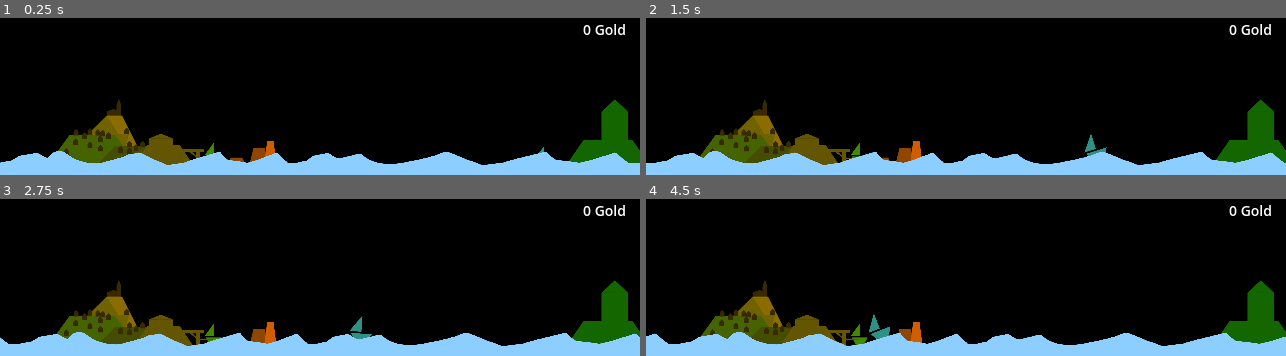
Above: before the commit, frames 1-4 (two rows, left to right).
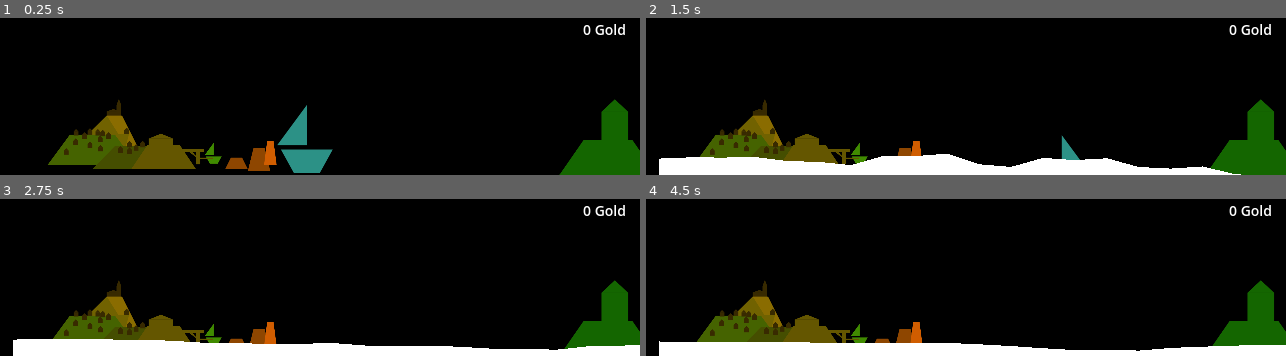
Above: after the commit, the same moments.

Repository: ProjectMage/ship-it
Game: Godot game, scene res://game.tscn
Same seed, same stepped clock (60 frames per second), same inputs: the game is played once before the commit and once after it. The engine's default icon, where the game draws it, is replaced by a stand-in: a white triangle on a blue panel in a dark square.
Inputs (mouse positions are in pixels of both pictures, inside the frame that each line leads up to):
- Up to frame 1 (0.25 s): no input
- Up to frame 2 (1.5 s): move the mouse to (outside the picture) at 0.52 s; press the mouse at (outside the picture) at 0.53 s; hold Right (ui_right) 0.53-1.28 s; move the mouse to (outside the picture) at 1.27 s; release the mouse at (outside the picture) at 1.28 s; hold Down (ui_down) from 1.28 s (still down); click (outside the picture) at 1.35 s
- Up to frame 3 (2.75 s): move the mouse to (outside the picture) at 2.02 s; release Down (ui_down) at 2.03 s; press the mouse at (outside the picture) at 2.03 s; hold Right (ui_right) from 2.03 s (still down)
- Up to frame 4 (4.5 s): move the mouse to (934, 247) at 2.77 s; release the mouse at (934, 247) at 2.78 s; click (934, 247) at 2.85 s; move the mouse to (1158, 230) at 3.52 s; release Right (ui_right) at 3.53 s; press the mouse at (1158, 230) at 3.53 s; hold Left (ui_left) from 3.53 s (still down); move the mouse to (outside the picture) at 4.27 s; release the mouse at (outside the picture) at 4.28 s; click (outside the picture) at 4.35 s

The runs differ from the first frame. In frame 1, 12% of the frame differs, in the area x 0-100%, y 55-100%; in frame 2, 12%, in the area x 0-100%, y 73-100%; in frame 3, 11%; in frame 4, 11%.

Commit message:
feat: Implement player ship with water interaction and auto-pilot functionality

Diff:
--- a/game.gd
+++ b/game.gd
@@ -3,17 +3,32 @@
 var window: Window
 var gold: int = 0
 var click_pos := Vector2i.ZERO
-@onready var shipPath: PathFollow2D = $PathToGold/PathFollow2D
 @onready var trayMenu : PopupMenu = $StatusIndicator/PopupMenu
+@onready var gold_indicator: Label = $TreasureIsland/GoldIndicator
 
 # Called when the node enters the scene tree for the first time.
 func _ready() -> void:
 	window = get_window()
 
+	# Connect to player ship's gold collection signal
+	var player_ship = $PlayerShip
+	if player_ship:
+		player_ship.gold_collected.connect(_on_gold_collected)
+
+# Handle gold collection from player ship
+func _on_gold_collected() -> void:
+	gold += 1
+	print("Gold collected! Total gold: ", gold)
+	update_gold_display()
+
+# Update the gold indicator label
+func update_gold_display() -> void:
+	if gold_indicator:
+		gold_indicator.text = str(gold) + " Gold"
+
 
 # Called every frame. 'delta' is the elapsed time since the previous frame.
-func _process(delta: float) -> void:
-	shipPath.progress_ratio += delta * 0.1
+func _process(_delta: float) -> void:
 	if Input.is_action_just_pressed("click"):
 		click_pos = Vector2i(get_global_mouse_position())
 	if Input.is_action_pressed("click"):
@@ -47,8 +62,8 @@
 
 
 func _on_island_area_entered(_area: Area2D) -> void:
-	$Island/Label.text = str(gold) + " Gold"
 	gold += 1
+	update_gold_display()
 
 
 
--- a/game.tscn
+++ b/game.tscn
@@ -1,20 +1,12 @@
-[gd_scene load_steps=11 format=3 uid="uid://v4n4s1q6aegb"]
+[gd_scene load_steps=10 format=3 uid="uid://v4n4s1q6aegb"]
 
 [ext_resource type="Texture2D" uid="uid://ctaktq0m7778j" path="res://icon.svg" id="1_80nbo"]
 [ext_resource type="Script" uid="uid://phl2nmy8mphy" path="res://game.gd" id="1_e2o6t"]
-[ext_resource type="Texture2D" uid="uid://7fq4e264nsop" path="res://ship.png" id="2_ryrav"]
 [ext_resource type="Texture2D" uid="uid://c6kiyhgc7mrlw" path="res://island_other.png" id="3_fc0e3"]
 [ext_resource type="Texture2D" uid="uid://dsa8ljl782268" path="res://water_wave_2.png" id="3_feb5d"]
 [ext_resource type="Texture2D" uid="uid://xhxoun7quroo" path="res://island_home.png" id="4_eow3j"]
-
-[sub_resource type="Curve2D" id="Curve2D_e2o6t"]
-_data = {
-"points": PackedVector2Array(0, 0, 0, 0, 545, 357, 0, 0, 0, 0, 449, 344, 0, 0, 0, 0, 397, 353, 0, 0, 0, 0, 333, 340, 0, 0, 0, 0, 275, 358, 0, 0, 0, 0, 232, 343, 0, 0, 0, 0, 182, 355, 0, 0, 0, 0, 232, 348, 0, 0, 0, 0, 276, 344, 0, 0, 0, 0, 321, 352, 0, 0, 0, 0, 393, 338, 0, 0, 0, 0, 450, 352, 0, 0, 0, 0, 505, 343, 0, 0, 0, 0, 545, 357)
-}
-point_count = 14
-
-[sub_resource type="CircleShape2D" id="CircleShape2D_e2o6t"]
-radius = 80.14195
+[ext_resource type="PackedScene" uid="uid://fkddy20jk5pj" path="res://water_body.tscn" id="8_j5wjh"]
+[ext_resource type="PackedScene" uid="uid://dqwl47vj7agho" path="res://player_ship.tscn" id="8_vef74"]
 
 [sub_resource type="CircleShape2D" id="CircleShape2D_feb5d"]
 radius = 44.181442
@@ -91,41 +83,22 @@
 [node name="CheckButton" type="CheckButton" parent="CanvasLayer/MarginContainer/VBoxContainer/HBoxContainerBorder3"]
 layout_mode = 2
 
-[node name="PathToGold" type="Path2D" parent="."]
-position = Vector2(0, -2)
-curve = SubResource("Curve2D_e2o6t")
+[node name="TreasureIsland" type="Node2D" parent="."]
 
-[node name="PathFollow2D" type="PathFollow2D" parent="PathToGold"]
-position = Vector2(545, 357)
-rotation = -3.0069947
-
-[node name="Ship" type="Sprite2D" parent="PathToGold/PathFollow2D"]
-position = Vector2(-15.772697, 10.208902)
-rotation = 3.0069947
-scale = Vector2(0.20312503, 0.20312503)
-texture = ExtResource("2_ryrav")
-
-[node name="Area2D" type="Area2D" parent="PathToGold/PathFollow2D/Ship"]
-
-[node name="CollisionShape2D" type="CollisionShape2D" parent="PathToGold/PathFollow2D/Ship/Area2D"]
-shape = SubResource("CircleShape2D_e2o6t")
-
-[node name="Island" type="Node2D" parent="."]
-
-[node name="IslandSprite" type="Sprite2D" parent="Island"]
+[node name="IslandSprite" type="Sprite2D" parent="TreasureIsland"]
 self_modulate = Color(0.29411766, 0.9411765, 0, 1)
 position = Vector2(608, 322)
 scale = Vector2(0.32333353, 0.3400901)
 texture = ExtResource("3_fc0e3")
 
-[node name="IslandEnterArea" type="Area2D" parent="Island"]
+[node name="IslandEnterArea" type="Area2D" parent="TreasureIsland"]
 position = Vector2(574, 296)
 
-[node name="IslandCollision2D" type="CollisionShape2D" parent="Island/IslandEnterArea"]
+[node name="IslandCollision2D" type="CollisionShape2D" parent="TreasureIsland/IslandEnterArea"]
 position = Vector2(31, 28)
 shape = SubResource("CircleShape2D_feb5d")
 
-[node name="Label" type="Label" parent="Island"]
+[node name="GoldIndicator" type="Label" parent="TreasureIsland"]
 offset_left = 567.0
 offset_top = 205.0
 offset_right = 626.0
@@ -135,7 +108,7 @@
 text = "0 Gold"
 horizontal_alignment = 2
 
-[node name="Gold" type="Sprite2D" parent="."]
+[node name="HomeIsland" type="Sprite2D" parent="."]
 modulate = Color(1, 0.7254902, 0, 1)
 position = Vector2(162.00002, 320)
 scale = Vector2(0.257736, 0.25773597)
@@ -186,6 +159,7 @@
 item_5/id = 5
 
 [node name="BackgroundWaves" type="Parallax2D" parent="."]
+visible = false
 repeat_size = Vector2(640, 0)
 autoscroll = Vector2(8, 0)
 ignore_camera_scroll = true
@@ -196,9 +170,19 @@
 scale = Vector2(0.16729164, 0.21907581)
 texture = ExtResource("3_feb5d")
 
+[node name="PlayerShip" parent="." instance=ExtResource("8_vef74")]
+position = Vector2(305, 324)
+scale = Vector2(0.5, 0.5)
+
+[node name="Water_body" parent="." instance=ExtResource("8_j5wjh")]
+position = Vector2(13, 346)
+spread = 0.025
+distance_between_springs = 32
+number_of_springs = 20
+
 [connection signal="toggled" from="CanvasLayer/MarginContainer/VBoxContainer/HBoxContainerTransparent/CheckButton" to="." method="_on_transparent_button_toggled"]
 [connection signal="toggled" from="CanvasLayer/MarginContainer/VBoxContainer/HBoxContainerBorder/CheckButton" to="." method="_on_border_button_toggled"]
 [connection signal="toggled" from="CanvasLayer/MarginContainer/VBoxContainer/HBoxContainerBorder2/CheckButton" to="." method="_on_always_on_top_button_toggled"]
 [connection signal="toggled" from="CanvasLayer/MarginContainer/VBoxContainer/HBoxContainerBorder3/CheckButton" to="." method="_on_no_focus_button_toggled"]
-[connection signal="area_entered" from="Island/IslandEnterArea" to="." method="_on_island_area_entered"]
+[connection signal="area_entered" from="TreasureIsland/IslandEnterArea" to="." method="_on_island_area_entered"]
 [connection signal="id_pressed" from="StatusIndicator/PopupMenu" to="." method="_on_popup_menu_id_pressed"]
--- /dev/null
+++ b/player_ship.gd
@@ -0,0 +1,244 @@
+# PlayerShip - Controllable ship with water interaction
+#
+# This ship can be controlled with arrow keys and physically interacts
+# with the water. The ship's movement creates waves that spread across
+# the water surface.
+
+extends CharacterBody2D
+
+# Movement speed of the ship in pixels per second
+@export var speed = 150.0
+
+# Base strength of generated water waves (higher = larger waves)
+@export var water_splash_force = 2.0
+
+# Maximum distance to water surface for interaction (currently unused)
+@export var water_check_distance = 50.0
+
+# Multiplier for horizontal movement (lateral movement creates additional waves)
+@export var horizontal_splash_multiplier = 0.5
+
+# Auto-Pilot settings
+@export var auto_pilot_idle_time = 3.0  # Seconds without input until auto-pilot starts
+@export var auto_pilot_speed_multiplier = 0.6  # Speed in auto-pilot mode
+
+# Reference to WaterBody in the scene
+var water_body = null
+
+# Last position of the ship (for future use)
+var previous_position = Vector2.ZERO
+
+# Auto-Pilot variables
+var idle_timer = 0.0
+var auto_pilot_active = false
+var auto_pilot_target = Vector2.ZERO
+var island_positions = []
+var current_target_index = 0
+
+# Gold collection tracking
+var last_island_index = -1  # Track which island was last visited
+signal gold_collected  # Signal to notify when gold is collected
+
+func _ready() -> void:
+	# Wait one frame so all nodes are loaded
+	await get_tree().process_frame
+
+	# Find the WaterBody in the scene
+	water_body = get_tree().get_first_node_in_group("water")
+
+	# Find all islands for auto-pilot
+	setup_island_positions()
+
+	previous_position = global_position
+
+# Find and store island positions for auto-pilot navigation
+func setup_island_positions() -> void:
+	# Search for nodes with "island" in name (case-insensitive)
+	var nodes = get_tree().get_nodes_in_group("islands")
+
+	# If no group exists, manually search for known positions
+	if nodes.is_empty():
+		# Define default positions based on typical island locations
+		island_positions = [
+			Vector2(100, 320),   # Left (Home Island - no gold)
+			Vector2(608, 322)    # Right (Treasure Island - gives gold)
+		]
+	else:
+		for node in nodes:
+			island_positions.append(node.global_position)
+		print("Auto-Pilot: Found ", island_positions.size(), " islands")
+
+	if island_positions.size() > 0:
+		auto_pilot_target = island_positions[0]
+
+func _physics_process(_delta: float) -> void:
+	# Movement
+	var direction = Vector2.ZERO
+	var player_input = false
+
+	if Input.is_action_pressed("ui_right"):
+		direction.x += 1
+		player_input = true
+	if Input.is_action_pressed("ui_left"):
+		direction.x -= 1
+		player_input = true
+	if Input.is_action_pressed("ui_down"):
+		direction.y += 1
+		player_input = true
+
+	# Auto-Pilot System
+	if player_input:
+		# Player controls: Reset idle timer and deactivate auto-pilot
+		idle_timer = 0.0
+		if auto_pilot_active:
+			auto_pilot_active = false
+			print("Auto-Pilot deactivated - player took control")
+	else:
+		# No player input: Increase idle timer
+		idle_timer += _delta
+
+		# Activate auto-pilot after idle_time
+		if idle_timer >= auto_pilot_idle_time and not auto_pilot_active:
+			auto_pilot_active = true
+			print("Auto-Pilot activated - navigating to islands")
+
+		# Auto-Pilot control
+		if auto_pilot_active and island_positions.size() > 0:
+			direction = get_auto_pilot_direction()
+
+	if direction != Vector2.ZERO:
+		direction = direction.normalized()
+
+	# Adjust speed (auto-pilot is slower)
+	var current_speed = speed
+	if auto_pilot_active:
+		current_speed *= auto_pilot_speed_multiplier
+
+	velocity = direction * current_speed
+	move_and_slide()
+
+	# Flip sprite based on movement direction
+	update_sprite_direction()
+
+	# Water interaction
+	if water_body:
+		affect_water()
+
+	previous_position = global_position
+
+# Update sprite direction based on movement
+func update_sprite_direction() -> void:
+	# Only flip when ship is moving horizontally
+	if abs(velocity.x) > 0.1:
+		# Sprite is facing left by default
+		# flip_h = true means facing right
+		if velocity.x > 0:  # Moving right
+			$Sprite2D.flip_h = true
+		else:  # Moving left
+			$Sprite2D.flip_h = false
+
+# Calculate direction to current auto-pilot target
+func get_auto_pilot_direction() -> Vector2:
+	var to_target = auto_pilot_target - global_position
+
+	# When close to target, switch to next
+	if to_target.length() < 50:
+		# Check if we reached the Treasure Island (index 1 = right island at position 608,322)
+		# Only collect gold when visiting Treasure Island, not Home Island
+		if current_target_index == 1 and current_target_index != last_island_index:
+			collect_gold()
+			last_island_index = current_target_index
+		elif current_target_index != last_island_index:
+			# Reached home island - just update last visited without collecting gold
+			last_island_index = current_target_index
+
+		current_target_index = (current_target_index + 1) % island_positions.size()
+		auto_pilot_target = island_positions[current_target_index]
+		print("Auto-Pilot: Reached target, heading to next island")
+		to_target = auto_pilot_target - global_position
+
+	return to_target.normalized()
+
+# Collect gold when reaching an island
+func collect_gold() -> void:
+	print("Gold collected at island!")
+	gold_collected.emit()  # Emit signal for game manager to handle
+
+# Main function for water interaction
+# Called every frame when the ship is moving
+func affect_water() -> void:
+	# Safety check: No interaction possible without WaterBody
+	if not water_body:
+		print("Water body not found!")
+		return
+
+	# Only moving ships create waves (threshold: 0.1 pixels/frame)
+	if velocity.length() < 0.1:
+		return
+
+
+	# Find the water spring index directly under the ship
+	var spring_index = get_nearest_spring_index()
+
+
+	if spring_index >= 0:
+		# Calculate horizontal speed for enhanced lateral waves
+		var horizontal_speed = abs(velocity.x)
+
+		# Base splash: Proportional to total ship speed
+		# (normalized to 0-1 by dividing by max speed)
+		var base_splash = velocity.length() / speed * water_splash_force
+
+		# Horizontal bonus: Lateral movement in water creates additional waves
+		# Simulates water displacement when plowing sideways
+		var horizontal_bonus = (horizontal_speed / speed) * water_splash_force * horizontal_splash_multiplier
+
+		# Total strength = base + horizontal bonus
+		var splash_strength = base_splash + horizontal_bonus
+
+
+		# Main impulse: Apply full force directly under the ship
+		water_body.splash(spring_index, splash_strength)
+
+		# Wave distribution: Distribute force to neighboring springs
+		# This creates a more realistic, wider wave effect
+		var spread_range = 2  # 2 springs on each side = 5 springs total
+		for i in range(1, spread_range + 1):
+			# Falloff: Further away = weaker (linear decrease)
+			var falloff = 1.0 - (float(i) / float(spread_range + 1))
+
+			# Left neighboring springs
+			if spring_index - i >= 0:
+				water_body.splash(spring_index - i, splash_strength * falloff * 0.4)
+			# Right neighboring springs
+			if spring_index + i < water_body.springs.size():
+				water_body.splash(spring_index + i, splash_strength * falloff * 0.4)
+
+		# Bow wave: During fast horizontal movement a wave forms in front of the ship
+		# Simulates water displacement at the bow
+		if horizontal_speed > speed * 0.5:  # Only above 50% of max speed
+			var direction_sign = sign(velocity.x)  # Movement direction: -1 (left) or 1 (right)
+			var bow_index = spring_index + int(direction_sign * 2)  # 2 springs ahead
+
+			if bow_index >= 0 and bow_index < water_body.springs.size():
+				water_body.splash(bow_index, splash_strength * 0.5)
+
+# Find the water spring closest to the ship's current X position
+#
+# The water consists of many individual "springs" at regular intervals.
+# This function calculates which spring is directly under the ship.
+func get_nearest_spring_index() -> int:
+	if not water_body or water_body.springs.size() == 0:
+		return -1
+
+	# Calculate relative X position to water origin
+	var relative_x = global_position.x - water_body.global_position.x
+
+	# Divide by spring distance to get the index
+	# Example: With 32px spacing, position 64 = index 2
+	var spring_index = int(relative_x / water_body.distance_between_springs)
+
+	# Clamp to valid range [0, number of springs - 1]
+	spring_index = clamp(spring_index, 0, water_body.springs.size() - 1)
+
+	return spring_index
--- /dev/null
+++ b/player_ship.tscn
@@ -0,0 +1,19 @@
+[gd_scene load_steps=4 format=3 uid="uid://dqwl47vj7agho"]
+
+[ext_resource type="Script" uid="uid://diu010tfusafa" path="res://player_ship.gd" id="1_ship"]
+[ext_resource type="Texture2D" uid="uid://7fq4e264nsop" path="res://ship.png" id="2_ship"]
+
+[sub_resource type="RectangleShape2D" id="RectangleShape2D_gbmm3"]
+size = Vector2(114, 43)
+
+[node name="PlayerShip" type="CharacterBody2D"]
+script = ExtResource("1_ship")
+water_splash_force = 0.5
+water_check_distance = 25.0
+
+[node name="Sprite2D" type="Sprite2D" parent="."]
+texture = ExtResource("2_ship")
+
+[node name="CollisionShape2D" type="CollisionShape2D" parent="."]
+position = Vector2(0, 23.5)
+shape = SubResource("RectangleShape2D_gbmm3")
--- /dev/null
+++ b/water_alt.gd
@@ -0,0 +1,57 @@
+# Water Spring - Individual water spring in the surface simulation
+#
+# Represents a single point on the water surface.
+# Behaves like a damped harmonic oscillator (spring-mass system).
+#
+# PHYSICS:
+# - Hooke's Law: F = -k * x (restoring force)
+# - Damping: F_damping = -d * v (friction force)
+# - Euler integration: v += F, y += v
+
+extends Node2D
+
+# Current velocity of the spring (pixels per frame)
+# Positive = movement downward, Negative = movement upward
+var velocity = 0
+
+# Current acting force (recalculated every frame)
+var force = 0
+
+# Rest position (Y-coordinate of the flat water surface)
+var target_height = 0
+
+# Physics update for this spring
+# spring_constant (k): Spring constant - how strong the restoring force is
+# damping (d): Damping - how quickly the oscillation decays
+func water_update(spring_constant, damping):
+	# Current height of the spring
+	var height = position.y
+
+	# Displacement from rest position (x in Hooke's Law)
+	# Positive = below rest position, Negative = above rest position
+	var x = height - target_height
+
+	# Damping force: Slows movement proportional to velocity
+	var loss = -damping * velocity
+
+	# Total force = restoring force (Hooke) + damping
+	# F = -k*x - d*v
+	force = -spring_constant * x + loss
+
+	# Update velocity: v = v + F (simplified Euler integration)
+	velocity += force
+
+	# Update position: y = y + v
+	position.y += velocity
+
+# Spring initialization
+# x_pos: Horizontal position on the water surface
+func initialize(x_pos: int) -> void:
+	# Set X position (never changes)
+	position.x = x_pos
+
+	# Store current Y position as rest position
+	target_height = position.y
+
+	# Start with velocity 0 (still water)
+	velocity = 0
--- /dev/null
+++ b/water_alt.tscn
@@ -0,0 +1,13 @@
+[gd_scene load_steps=3 format=3 uid="uid://cp87ewwaxnoht"]
+
+[ext_resource type="Script" uid="uid://umoqaxbamehu" path="res://water_alt.gd" id="1_hrua5"]
+[ext_resource type="Texture2D" uid="uid://ctaktq0m7778j" path="res://icon.svg" id="1_v12e6"]
+
+[node name="Water_alt" type="Node2D"]
+script = ExtResource("1_hrua5")
+
+[node name="Sprite2D" type="Sprite2D" parent="."]
+visible = false
+position = Vector2(-1.7881393e-07, 2.3841858e-07)
+scale = Vector2(0.171875, 0.171875)
+texture = ExtResource("1_v12e6")
--- /dev/null
+++ b/water_body.gd
@@ -0,0 +1,146 @@
+# WaterBody - 2D water simulation with spring-mass system
+# see https://pixelipy.itch.io/water-2d-simulation
+#
+# This water surface consists of many individual "springs" that are
+# connected to each other. Each spring behaves like an oscillator and
+# influences its neighbors, creating realistic waves.
+#
+# PHYSICS MODEL:
+# - Each spring has a rest position (target_height) and a current position
+# - Hooke's Law: F = -k * x (restoring force proportional to displacement)
+# - Damping: Velocity is reduced so waves decay
+# - Spread: Height differences between neighboring springs equalize
+
+extends Node2D
+
+# Spring constant (k): How strongly the spring returns to rest position
+# Higher = stiffer water, faster oscillations
+@export var k = 0.015
+
+# Damping (d): How quickly waves decay
+# Higher = waves die faster, Lower = waves oscillate longer
+@export var d = 0.04
+
+# Spread: How strongly neighboring springs influence each other
+# Higher = waves propagate faster
+@export var spread = 0.125
+
+# Array of all water spring instances
+var springs = []
+
+# Number of iterations for wave propagation per frame
+# Higher = smoother propagation, but more computational cost
+var passes = 8
+
+# Horizontal distance between springs in pixels
+@export var distance_between_springs = 32
+
+# Total number of springs (determines water surface width)
+@export var number_of_springs = 20
+
+# Automatically calculate number of springs based on viewport width
+@export var auto_fit_to_viewport = true
+
+# Template for individual water spring nodes
+@onready var water_spring = preload("res://water_alt.tscn")
+
+# Water depth below the surface (for polygon rendering)
+@export var depth = 50
+
+# Y-position of the resting water surface
+var target_height = global_position.y;
+
+# Y-position of the water bottom (surface + depth)
+var bottom = target_height + depth
+
+func _ready() -> void:
+	add_to_group("water")
+
+	# If enabled, adjust number of springs to viewport width
+	if auto_fit_to_viewport:
+		var viewport_width = get_viewport_rect().size.x
+		number_of_springs = int(viewport_width / distance_between_springs) + 1
+		print("Auto-fitting water to viewport: ", viewport_width, "px wide with ", number_of_springs, " springs")
+
+	for i in range(number_of_springs):
+		var x_pos = distance_between_springs * i
+		var water_spring_instance = water_spring.instantiate()
+
+		add_child(water_spring_instance)
+		springs.append(water_spring_instance)
+		water_spring_instance.initialize(x_pos)
+		splash(2,5)
+
+
+# Physics update every frame
+# 1. Calculate wave propagation (spread between neighbors)
+# 2. Update each spring (spring force + damping)
+# 3. Redraw water polygon
+func _process(_delta: float) -> void:
+	# Arrays for velocity changes from neighboring springs
+	var left_deltas = []
+	var right_deltas = []
+
+	# Initialize delta arrays with zeros
+	for i in range(springs.size()):
+		left_deltas.append(0)
+		right_deltas.append(0)
+
+	# WAVE PROPAGATION: Multiple passes for smoother distribution
+	# In each pass, springs transfer their movement to neighbors
+	for j in range(passes):
+		for i in range(springs.size()):
+			# Left neighbor: If current spring is higher, push left spring up
+			if i > 0:
+				left_deltas[i] = spread * (springs[i].position.y - springs[i - 1].position.y)
+				springs[i - 1].velocity += left_deltas[i]
+
+			# Right neighbor: If current spring is higher, push right spring up
+			if i < springs.size() - 1:
+				right_deltas[i] = spread * (springs[i].position.y - springs[i + 1].position.y)
+				springs[i + 1].velocity += right_deltas[i]
+
+	# SPRING PHYSICS: Update each spring with Hooke's Law and damping
+	for spring in springs:
+		spring.water_update(k, d)
+
+	# Draw the visible water surface
+	draw_water_body()
+
+
+
+
+# Create a splash at a specific spring
+# index: Which spring should be affected (0 to springs.size()-1)
+# speed: Velocity/force of the splash (positive = downward, negative = upward)
+func splash(index: int, speed: float) -> void:
+	if index >= 0 and index < springs.size():
+		# Add velocity to spring - this starts the wave movement
+		springs[index].velocity += speed
+
+# Draw the visible water polygon
+# Creates a 2D polygon from all spring positions plus bottom points
+func draw_water_body() -> void:
+	# Collect all surface points (X/Y position of each spring)
+	var surface_points = []
+
+	for i in range(springs.size()):
+		surface_points.append(springs[i].position)
+
+	var first_index = 0
+	var last_index = surface_points.size() - 1
+
+	# Copy surface points for polygon
+	var water_polygon_points = surface_points
+
+	# Add bottom points to form a closed polygon:
+	# Bottom right: (last X position, bottom height)
+	water_polygon_points.append(Vector2(surface_points[last_index].x, bottom))
+	# Bottom left: (first X position, bottom height)
+	water_polygon_points.append(Vector2(surface_points[first_index].x, bottom))
+
+	# Convert to PackedVector2Array and set polygon
+	water_polygon_points = PackedVector2Array(water_polygon_points)
+
+	# Update the visible Polygon2D node
+	$waterPoly.polygon = water_polygon_points
--- /dev/null
+++ b/water_body.gdshader
@@ -0,0 +1,23 @@
+shader_type canvas_item;
+
+uniform vec4 tint: source_color = vec4(1.0);
+
+
+void vertex() {
+	// Called for every vertex the material is visible on.
+}
+
+void fragment() {
+	// Called for every pixel the material is visible on.
+	vec4 color = texture(TEXTURE, SCREEN_UV);
+
+	color = mix(color, tint, 0.3);
+	color = mix(vec4(0.5), color, 1.4);
+
+	COLOR = color;
+}
+
+//void light() {
+//	// Called for every pixel for every light affecting the CanvasItem.
+//	// Uncomment to replace the default light processing function with this one.
+//}
--- /dev/null
+++ b/water_body.tscn
@@ -0,0 +1,19 @@
+[gd_scene load_steps=4 format=3 uid="uid://fkddy20jk5pj"]
+
+[ext_resource type="Script" uid="uid://d1esx0usdr5ju" path="res://water_body.gd" id="1_gw7w0"]
+[ext_resource type="Shader" uid="uid://8ytpuwsxoyll" path="res://water_body.gdshader" id="2_gw7w0"]
+
+[sub_resource type="ShaderMaterial" id="ShaderMaterial_gw7w0"]
+shader = ExtResource("2_gw7w0")
+shader_parameter/tint = Color(1, 1, 1, 1)
+
+[node name="Water_body" type="Node2D"]
+script = ExtResource("1_gw7w0")
+k = 0.03
+spread = 0.25
+distance_between_springs = 46
+number_of_springs = 50
+
+[node name="waterPoly" type="Polygon2D" parent="."]
+material = SubResource("ShaderMaterial_gw7w0")
+color = Color(0.19395712, 0.5593441, 0.66592264, 1)
Not shown, added: player_ship.gd.uid
Not shown, added: water_alt.gd.uid
Not shown, added: water_body.gd.uid
Not shown, added: water_body.gdshader.uid
